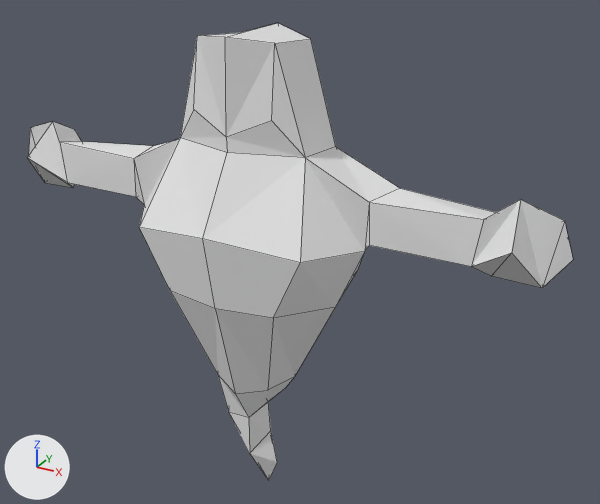
What one commit did to the Blender file Blender Projects/Friend.blend.
Before and after are seen from a 50 mm camera at (3.41, -5.45, 3.46) aimed at (0.27, 0.26, 0.6). Lighting does not change. The marker at lower left points along +X, +Y and +Z. Mesh edges are drawn as thin lines.
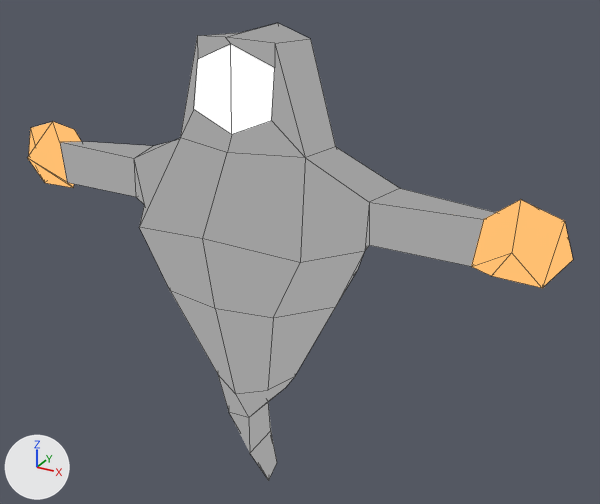
Commit message: update friend

The change, as a diff of the scene's bpy script:
```diff
--- a/Blender Projects/Friend.blend.py
+++ b/Blender Projects/Friend.blend.py
@@ img_friend_full_png @@
+img_friend_full_png = load_image('friend-full.png', '../Texture/friend-full.png', 1024, 1024, 'sRGB')
@@ mat_material_001 @@
+mat_material_001 = bpy.data.materials.new('Material.001')
+mat_material_001.use_nodes = True; mat_material_001.node_tree.nodes.clear()
+_N = mat_material_001.node_tree.nodes; _L = mat_material_001.node_tree.links
+n0 = _N.new('ShaderNodeOutputMaterial'); n0.name = 'Material Output'
+n1 = _N.new('ShaderNodeTexImage'); n1.name = 'Image Texture'
+n1.image = img_friend_full_png
+_L.new(n1.outputs[0], n0.inputs[0])  # 'Color' to 'Surface'
@@ me_plane @@
 # used by ob_plane; location = (0.0, -0.57, 2.075); rotation_euler = (1.571, 0.0, 0.0), in degrees (90, 0, 0); scale = (0.192, 0.192, 0.192)
-me_plane.from_pydata(...)  # 94 vertices, 93 faces; spans x -13.2..13.2, y -19.2..2.1, z -7.1..0.8
+me_plane.from_pydata(...)  # 97 vertices, 95 faces; spans x -13.2..13.2, y -19.2..2.1, z -7.1..0.8
+# me_plane part 1
+# 4 faces are deleted
+# 1 vertex moves from x 0.0, y -1.8, z -0.9 to x 0.0, y -1.8, z -1.3
+# 3 vertices are added at (1.8, 1.0, -1.7), (0.1, 1.8, -1.3), (-1.8, 1.0, -1.7)
+# 6 new faces join them
+# me_plane part 2: 89 faces spanning x -13.2..13.2, y -19.2..2.1, z -7.1..0.8 switch from no material to mat_material_001
```

Location of each change, (x1, y1, x2, y2) in pixels of the pictures (600 x 504 px; the box of a moved part takes in the faces that stretch with it):
part 1 of me_plane, moved or reshaped
    both: (180, 36, 305, 158)
part 2 of me_plane, recoloured (white to grey)
    both: (28, 23, 573, 477)
